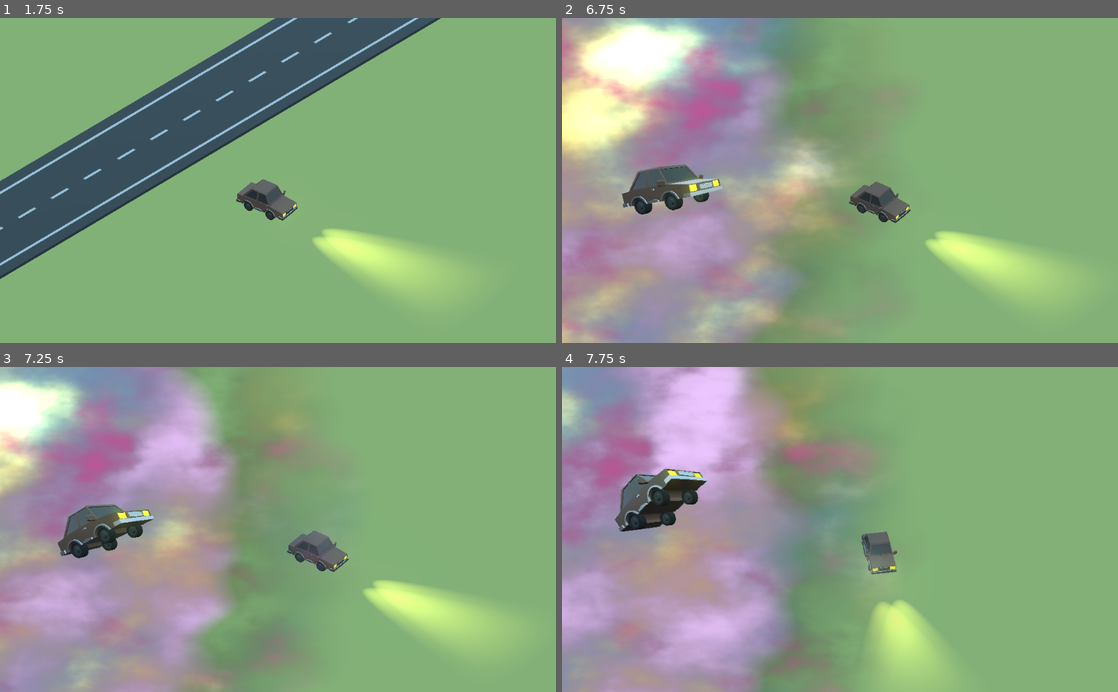
Above: before the commit, frames 1-4 (two rows, left to right).
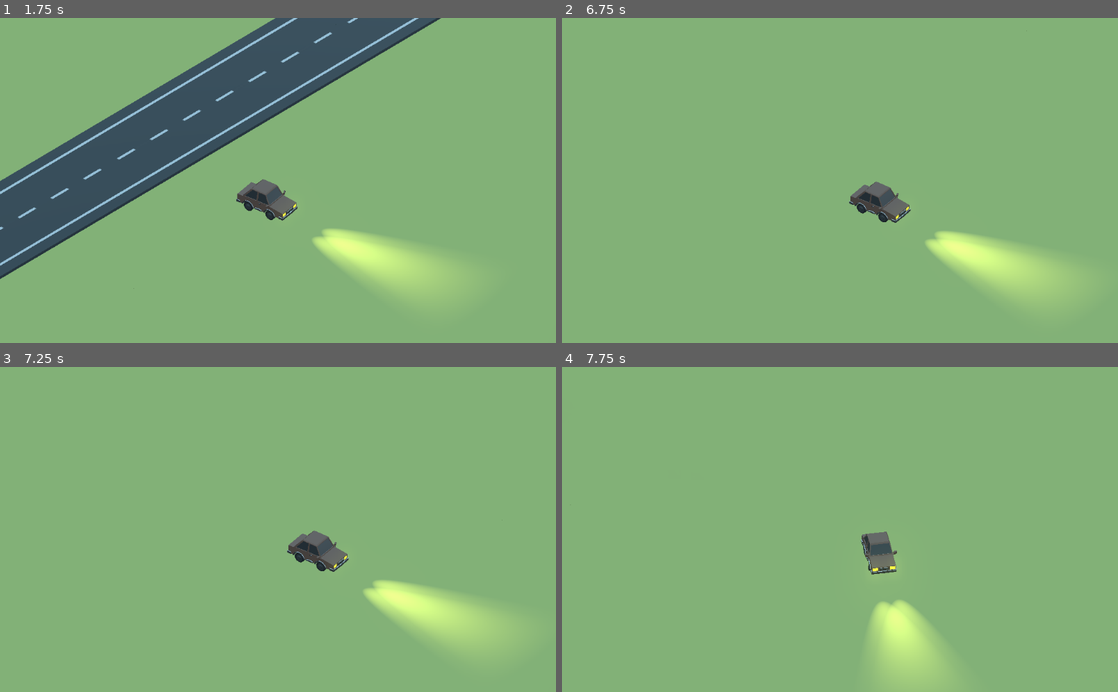
Above: after the commit, the same moments.

Repository: nheeb/dreamanddrive
Game: Godot game, scene res://Logic/Main.tscn
Two runs of this game, one before a commit and one after it. Both use one fixed random seed, a clock stepped at 60 frames per second and the inputs below. The engine's default icon, where the game draws it, is replaced by a stand-in: a white triangle on a blue panel in a dark square.
Inputs (mouse positions are in pixels of both pictures, inside the frame that each line leads up to):
- Up to frame 1 (1.75 s): move the mouse to (400, 164) at 0.52 s; hold D (steer_right) 0.53-1.28 s; click (400, 164) at 0.6 s; move the mouse to (166, 196) at 1.27 s; hold S (fly_down) from 1.28 s (still down); click (166, 196) at 1.35 s
- Up to frame 2 (6.75 s): move the mouse to (895, 109) at 2.02 s; release S (fly_down) at 2.03 s; hold D (steer_right) 2.03-2.78 s; click (895, 109) at 2.1 s; move the mouse to (812, 245) at 2.77 s; hold W (fly_up) 2.78-3.53 s; click (812, 245) at 2.85 s; move the mouse to (1006, 229) at 3.52 s; hold A (steer_left) 3.53-5.03 s; click (1006, 229) at 3.6 s; move the mouse to (673, 131) at 4.27 s; click (673, 131) at 4.35 s; move the mouse to (867, 180) at 5.02 s; hold S (fly_down) 5.03-5.78 s; click (867, 180) at 5.1 s; move the mouse to (756, 99) at 5.77 s; hold D (steer_right) 5.78-6.53 s; click (756, 99) at 5.85 s; move the mouse to (962, 164) at 6.52 s; hold W (fly_up) from 6.53 s (still down); click (962, 164) at 6.6 s
- Up to frame 3 (7.25 s): keep holding W (fly_up)
- Up to frame 4 (7.75 s): move the mouse to (728, 545) at 7.27 s; release W (fly_up) at 7.28 s; hold D (steer_right) from 7.28 s (still down); click (728, 545) at 7.35 s

Frame 1 is identical in both runs. In frame 2, 48% of the frame differs, in the area x 0-59%, y 0-100%; in frame 3, 49%; in frame 4, 50%, in the area x 0-60%, y 0-100%.
Error after the commit: Parse Error: Error parsing expression, misplaced: Built-In Func (res://StreetParts/StreetPart.gd:8)

Commit message:
Started Waypoints

Diff:
--- a/Logic/Game.gd
+++ b/Logic/Game.gd
@@ -23,3 +23,15 @@
 	var tween := get_tree().create_tween()
 	tween.set_ease(Tween.EASE_IN_OUT).set_trans(Tween.TRANS_QUAD)
 	tween.tween_property(viewport_shader, "shader_param/dream_start", 1.0, 3.0).from(0.0)
+
+var time_survived := 0.0
+var time_goal := 120.0
+func _physics_process(delta):
+	if not intro:
+		time_survived += delta
+		viewport_shader.set("shader_param/dream_start", time_survived / time_goal)
+		if time_survived > time_goal:
+			trigger_end()
+
+func trigger_end():
+	pass
--- /dev/null
+++ b/Logic/Sound.gd
@@ -0,0 +1 @@
+extends Node
--- /dev/null
+++ b/Logic/Sound.tscn
@@ -0,0 +1,6 @@
+[gd_scene load_steps=2 format=2]
+
+[ext_resource path="res://Logic/Sound.gd" type="Script" id=1]
+
+[node name="Sound" type="Node"]
+script = ExtResource( 1 )
--- a/StreetParts/StreetCurve.tscn
+++ b/StreetParts/StreetCurve.tscn
@@ -1,8 +1,10 @@
-[gd_scene load_steps=5 format=2]
+[gd_scene load_steps=7 format=2]
 
 [ext_resource path="res://Gltf/Asphalt.material" type="Material" id=1]
 [ext_resource path="res://Gltf/WhiteLine.material" type="Material" id=2]
 [ext_resource path="res://Gltf/Stripes.material" type="Material" id=3]
+[ext_resource path="res://StreetParts/StreetPart.gd" type="Script" id=4]
+[ext_resource path="res://StreetParts/StreetWayPoint.tscn" type="PackedScene" id=5]
 
 [sub_resource type="ArrayMesh" id=1]
 resource_name = "Streets_Plane002"
@@ -44,7 +46,49 @@
 }
 
 [node name="StreetCurve" type="Spatial"]
+script = ExtResource( 4 )
 
 [node name="Turn" type="MeshInstance" parent="."]
 transform = Transform( -4.37114e-08, 0, -1, 0, 1, 0, 1, 0, -4.37114e-08, 0, 0, 0 )
 mesh = SubResource( 1 )
+
+[node name="Waypoints" type="Spatial" parent="."]
+
+[node name="StreetWayPoint" parent="Waypoints" instance=ExtResource( 5 )]
+transform = Transform( 1, 0, 0, 0, 1, 0, 0, 0, 1, -8.33928, 0, 1.45389 )
+
+[node name="StreetWayPoint2" parent="Waypoints" instance=ExtResource( 5 )]
+transform = Transform( 1, 0, 0, 0, 1, 0, 0, 0, 1, -4.25194, 0, 1.92023 )
+
+[node name="StreetWayPoint3" parent="Waypoints" instance=ExtResource( 5 )]
+transform = Transform( 1, 0, 0, 0, 1, 0, 0, 0, 1, 0.192023, 0, 3.67587 )
+
+[node name="StreetWayPoint4" parent="Waypoints" instance=ExtResource( 5 )]
+transform = Transform( 1, 0, 0, 0, 1, 0, 0, 0, 1, 3.89532, 0, 5.92528 )
+
+[node name="StreetWayPoint5" parent="Waypoints" instance=ExtResource( 5 )]
+transform = Transform( 1, 0, 0, 0, 1, 0, 0, 0, 1, 8.0101, 0, 9.93033 )
+
+[node name="StreetWayPoint6" parent="Waypoints" instance=ExtResource( 5 )]
+transform = Transform( 1, 0, 0, 0, 1, 0, 0, 0, 1, -8.50387, 0, -1.2893 )
+other_side = true
+
+[node name="StreetWayPoint7" parent="Waypoints" instance=ExtResource( 5 )]
+transform = Transform( 1, 0, 0, 0, 1, 0, 0, 0, 1, -4.77314, 0, -0.987545 )
+other_side = true
+
+[node name="StreetWayPoint8" parent="Waypoints" instance=ExtResource( 5 )]
+transform = Transform( 1, 0, 0, 0, 1, 0, 0, 0, 1, -1.26186, 0, -0.0274306 )
+other_side = true
+
+[node name="StreetWayPoint9" parent="Waypoints" instance=ExtResource( 5 )]
+transform = Transform( 1, 0, 0, 0, 1, 0, 0, 0, 1, 1.42646, 0, 1.17957 )
+other_side = true
+
+[node name="StreetWayPoint10" parent="Waypoints" instance=ExtResource( 5 )]
+transform = Transform( 1, 0, 0, 0, 1, 0, 0, 0, 1, 4.69085, 0, 3.15466 )
+other_side = true
+
+[node name="StreetWayPoint11" parent="Waypoints" instance=ExtResource( 5 )]
+transform = Transform( 1, 0, 0, 0, 1, 0, 0, 0, 1, 9.9029, 0, 8.11983 )
+other_side = true
--- /dev/null
+++ b/StreetParts/StreetPart.gd
@@ -0,0 +1,8 @@
+extends Spatial
+
+func connect_waypoints(last_waypoint):
+	var use_other_side := sign(scale.z) > 0
+	var use_wrong_order := sign(scale.x) > 0
+
+	var waypoints := $Waypoints.get_children()
+	for index in range
--- a/StreetParts/StreetStraight.tscn
+++ b/StreetParts/StreetStraight.tscn
@@ -1,8 +1,9 @@
-[gd_scene load_steps=5 format=2]
+[gd_scene load_steps=6 format=2]
 
 [ext_resource path="res://Gltf/Asphalt.material" type="Material" id=1]
 [ext_resource path="res://Gltf/WhiteLine.material" type="Material" id=2]
 [ext_resource path="res://Gltf/Stripes.material" type="Material" id=3]
+[ext_resource path="res://StreetParts/StreetPart.gd" type="Script" id=4]
 
 [sub_resource type="ArrayMesh" id=1]
 resource_name = "StreetsFixed_Plane001"
@@ -44,6 +45,7 @@
 }
 
 [node name="StreetStraight" type="Spatial"]
+script = ExtResource( 4 )
 
 [node name="Straight" type="MeshInstance" parent="."]
 transform = Transform( -4.37114e-08, 0, -1, 0, 1, 0, 1, 0, -4.37114e-08, 0, 0, 0 )
--- /dev/null
+++ b/StreetParts/StreetWayPoint.gd
@@ -0,0 +1,5 @@
+extends Spatial
+
+var next: Spatial
+
+export var other_side := false
--- /dev/null
+++ b/StreetParts/StreetWayPoint.tscn
@@ -0,0 +1,6 @@
+[gd_scene load_steps=2 format=2]
+
+[ext_resource path="res://StreetParts/StreetWayPoint.gd" type="Script" id=1]
+
+[node name="StreetWayPoint" type="Spatial"]
+script = ExtResource( 1 )
